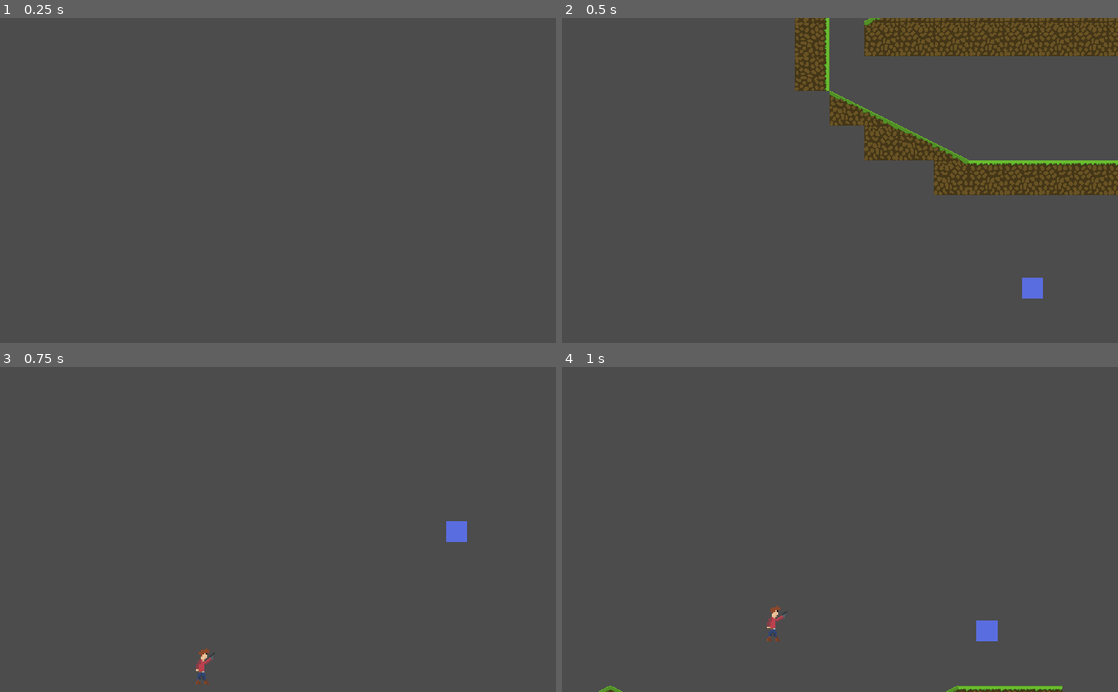
Above: before the commit, frames 1-4 (two rows, left to right).
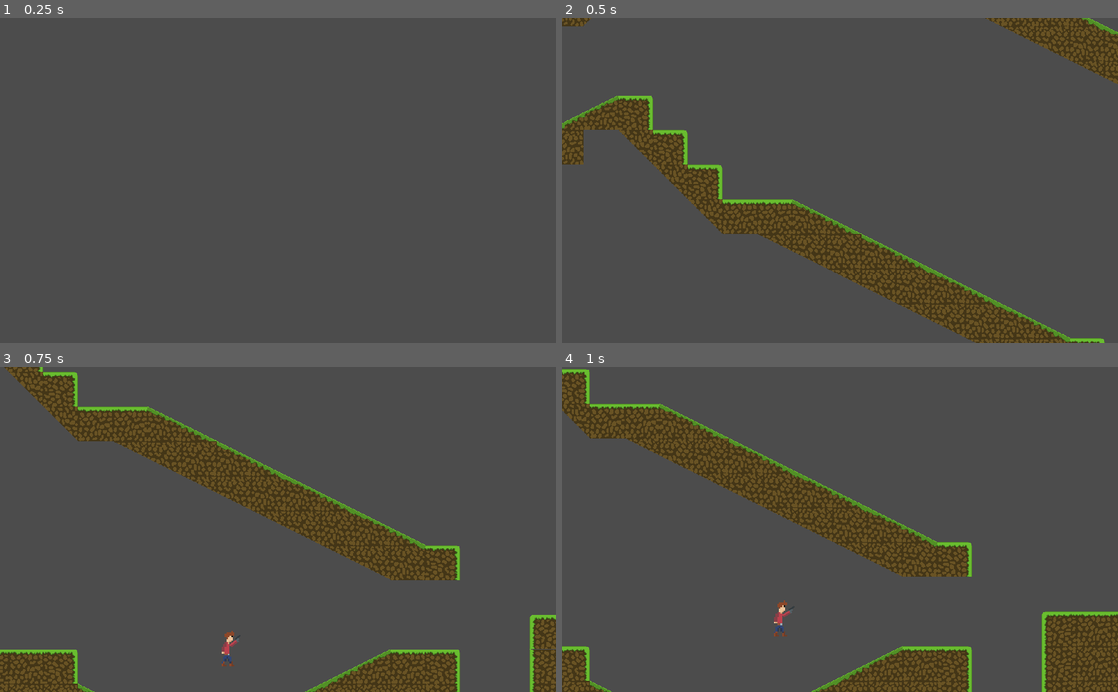
Above: after the commit, the same moments.

Repository: Thebarda/my-first-shooter
Game: Godot game, scene res://scenes/Main.tscn
Same seed, same stepped clock (60 frames per second), same inputs: the game is played once before the commit and once after it.
Inputs (mouse positions are in pixels of both pictures, inside the frame that each line leads up to):
- Up to frame 1 (0.25 s): no input
- Up to frame 2 (0.5 s): no input
- Up to frame 3 (0.75 s): move the mouse to (400, 513) at 0.52 s; hold D (move_right) from 0.53 s (still down); hold Space (jump) from 0.53 s (still down)
- Up to frame 4 (1 s): keep holding D (move_right); keep holding Space (jump)

Frame 1 is identical in both runs. In frame 2, 25% of the frame differs, in the area x 0-100%, y 0-100%; in frame 3, 18%; in frame 4, 19%.

Commit message:
Improve camera

Diff:
--- a/scenes/Main.tscn
+++ b/scenes/Main.tscn
@@ -18,7 +18,7 @@
 position = Vector2( 59.0981, 343.549 )
 
 [node name="StartPosition" type="Position2D" parent="."]
-position = Vector2( 329.473, 8502.13 )
+position = Vector2( 1660.1, 8302.54 )
 
 [node name="Boxes" type="Node2D" parent="."]
 
--- a/scenes/Pivot.gd
+++ b/scenes/Pivot.gd
@@ -1,7 +1,7 @@
 extends Position2D
 
 onready var player = $".."
-onready var previous_velocity = 0.0
+onready var camera = $"./CameraOffset/Camera"
 
 # Called when the node enters the scene tree for the first time.
 func _ready():
@@ -13,14 +13,9 @@
 func update_pivot_angle():
 	var look_direction = player.look_direction
 	if player.velocity.y > 0:
-		print("falling")
 		look_direction.y = 1.6
 	elif player.velocity.y < 0:
-		print("climbing")
 		look_direction.y = -0.6
 	else:
-		print("same")
 		look_direction.y = -0.2
 	rotation = look_direction.angle()
-
-	previous_velocity = player.velocity.y
--- a/scenes/Player.gd
+++ b/scenes/Player.gd
@@ -12,7 +12,6 @@
 var inertia = 100
 var can_fire = true
 var is_shooting = false
-var is_jumping = false
 var shoot_timer
 var rate_of_fire = 0.4
 enum {LEFT, RIGHT}
@@ -56,11 +55,7 @@
 
 	shoot()
 
-	if is_on_floor():
-		is_jumping = false
-
 	if is_on_floor() and Input.is_action_pressed("jump"):
-		is_jumping = true
 		velocity.y -= jump_force
 
 	velocity = move_and_slide(velocity, Vector2.UP, false, 4, PI / 4, false)
--- a/scenes/Player.tscn
+++ b/scenes/Player.tscn
@@ -46,7 +46,6 @@
 [node name="JustAiredTimer" type="Timer" parent="."]
 
 [node name="Pivot" type="Position2D" parent="."]
-editor/display_folded = true
 position = Vector2( 0, -70 )
 script = ExtResource( 2 )
 
